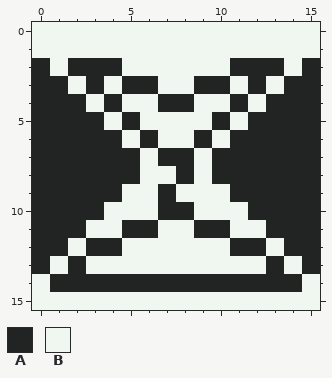
File history of a pixel-art file, raw/graphics/ui/icons/actions/wait.aseprite. Above: the version before the commit.
16x16 pixels, 1 frame.
Visible layers, top first: "Layer 1", "Background".
Palette (. is transparent): A #222323  B #f0f6f0
Pixels before, first column x 0:
 0 BBBBBBBBBBBBBBBB
 1 BBBBBBBBBBBBBBBB
 2 ABAAABBBBBBAAABA
 3 AABABAABBAABABAA
 4 AAABABBAABBABAAA
 5 AAAABABBBBABAAAA
 6 AAAAABABBABAAAAA
 7 AAAAAABAABAAAAAA
 8 AAAAAABBABAAAAAA
 9 AAAAABBABBBAAAAA
10 AAAABBBAABBBAAAA
11 AAABBAABBAABBAAA
12 AABAABBBBBBAABAA
13 ABABBBBBBBBBBABA
14 BAAAAAAAAAAAAAAB
15 BBBBBBBBBBBBBBBB
And afterwards:
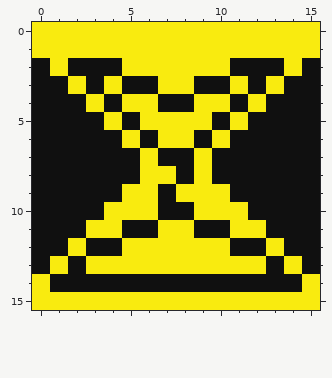
What changed:
colour A: #222323 -> #101010
colour B: #f0f6f0 -> #f9eb0f
